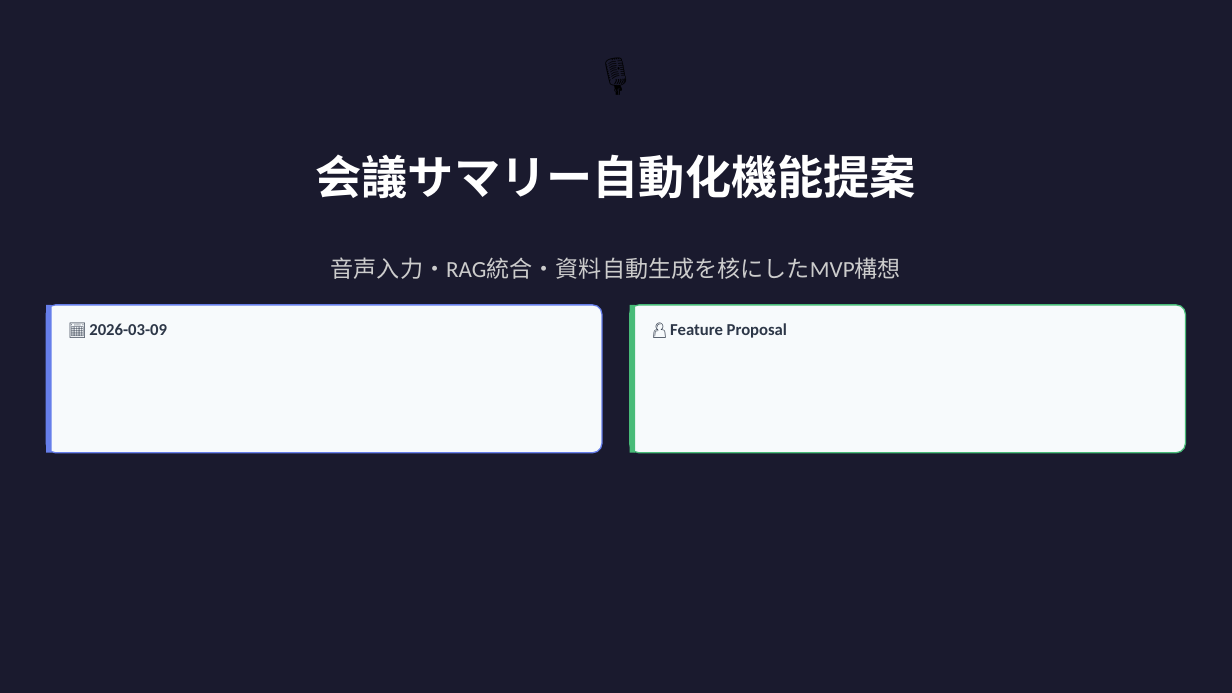
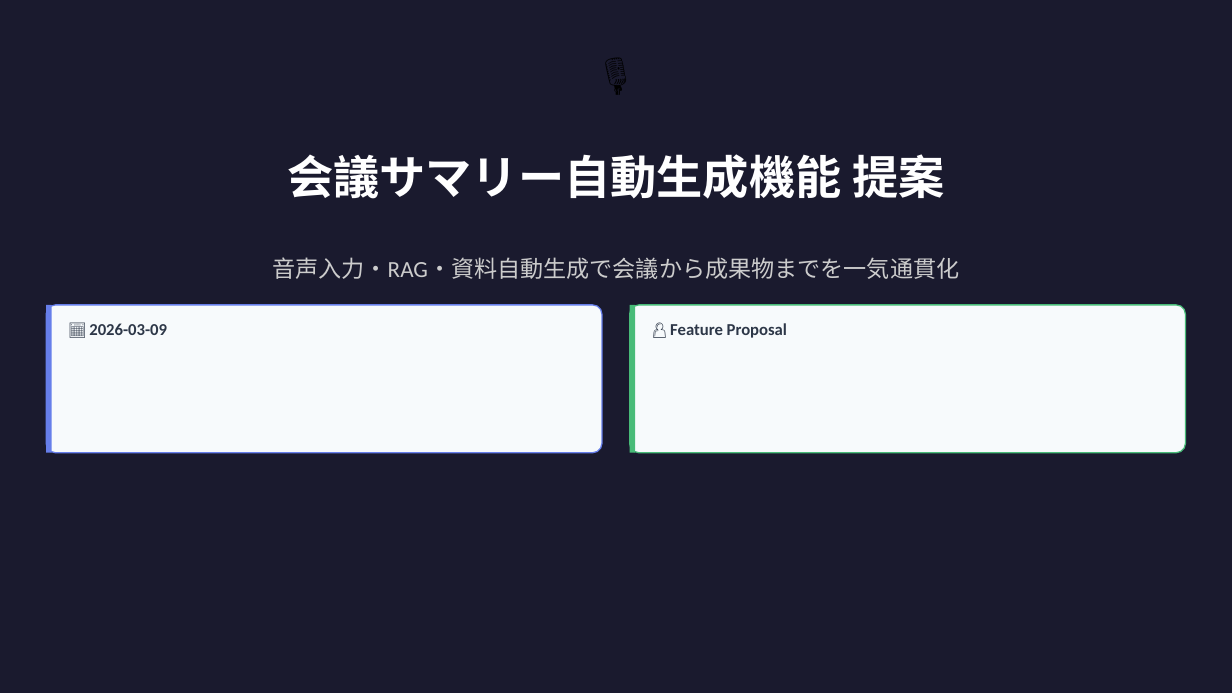
Before and after one commit to shinq3/idea-compiler, a slide deck: slide 1 of documents/doc-3-feature_proposal.pptx. Drawn at 1232x693 pixels with LibreOffice and Linux fonts; fonts in the diff are those of the drawing. Boxes give left, top, right and bottom in pixels: in the first picture for what was removed or moved away, otherwise in the second. Text is boxed around its words. In the diff, an @@ line names an element or a change of style, - is before the commit and + after.

```diff
--- a/documents/doc-3-feature_proposal.pptx
+++ b/documents/doc-3-feature_proposal.pptx
@@ text at bbox=[287, 154, 944, 199]: text changed @@
-会議サマリー自動化機能提案
+会議サマリー自動生成機能 提案
@@ text at bbox=[272, 257, 959, 279]: text changed @@
-音声入力・RAG統合・資料自動生成を核にしたMVP構想
+音声入力・RAG・資料自動生成で会議から成果物までを一気通貫化
```
Also in this commit, not shown: 12 other slides changed, 5 slides added, 6 slides removed, 1 other file.
